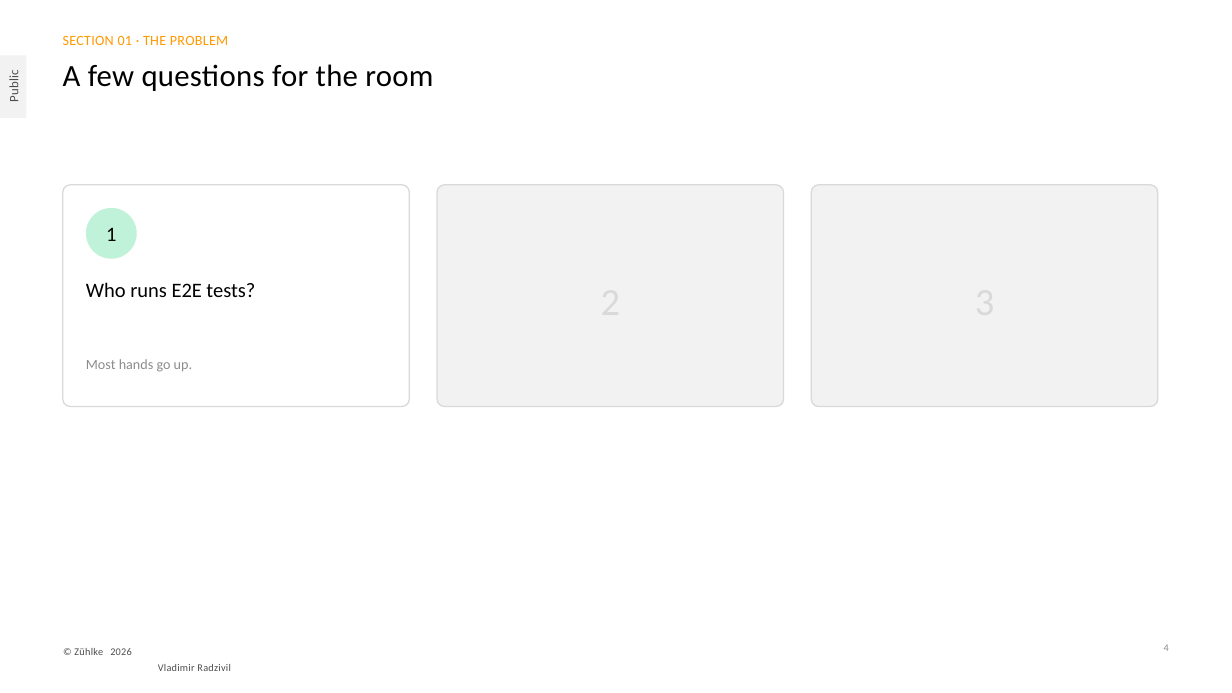
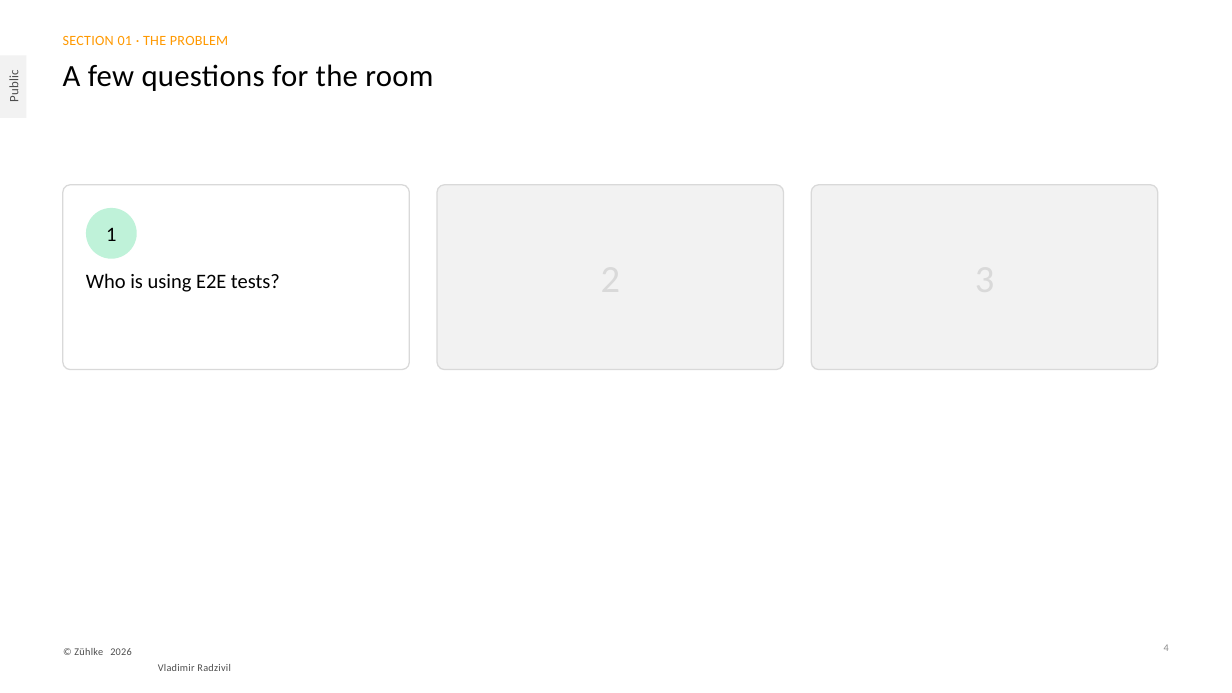
Before and after one commit to radzivil/nx-scaling-e2e-tests-with-atomizer, a slide deck: slide 4 of talk/Scaling-E2E-Tests-with-Nx-Zuhlke.pptx. Drawn at 1232x693 pixels with LibreOffice and Linux fonts; fonts in the diff are those of the drawing. Boxes give left, top, right and bottom in pixels: in the first picture for what was removed or moved away, otherwise in the second. Text is boxed around its words. In the diff, an @@ line names an element or a change of style, - is before the commit and + after.

```diff
--- a/talk/Scaling-E2E-Tests-with-Nx-Zuhlke.pptx
+++ b/talk/Scaling-E2E-Tests-with-Nx-Zuhlke.pptx
@@ rounded rectangle: place and size @@
-rounded rectangle at (63, 185, 409, 407)
+rounded rectangle at (63, 185, 409, 370)
@@ rounded rectangle: place and size @@
-rounded rectangle at (437, 185, 784, 407)
+rounded rectangle at (437, 185, 784, 370)
@@ proportions changed in 3 elements at (63, 185, 409, 370), (437, 185, 784, 370), (811, 185, 1158, 370) @@
@@ rounded rectangle: place and size @@
-rounded rectangle at (811, 185, 1158, 407)
+rounded rectangle at (811, 185, 1158, 370)
@@ text at (86, 273, 280, 292): text changed @@
-Who runs E2E tests?
+Who is using E2E tests?
@@ text removed at (86, 359, 192, 372) @@
-Most hands go up.
```
Also in this commit, not shown: 2 other slides changed, 3 other files.
